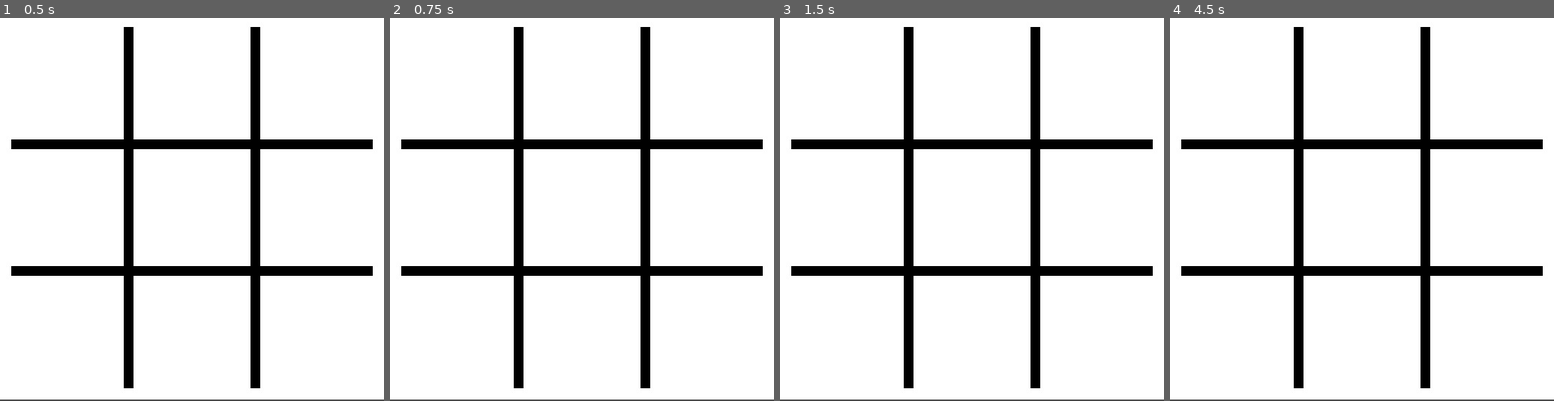
Above: before the commit, frames 1-4 (left to right).
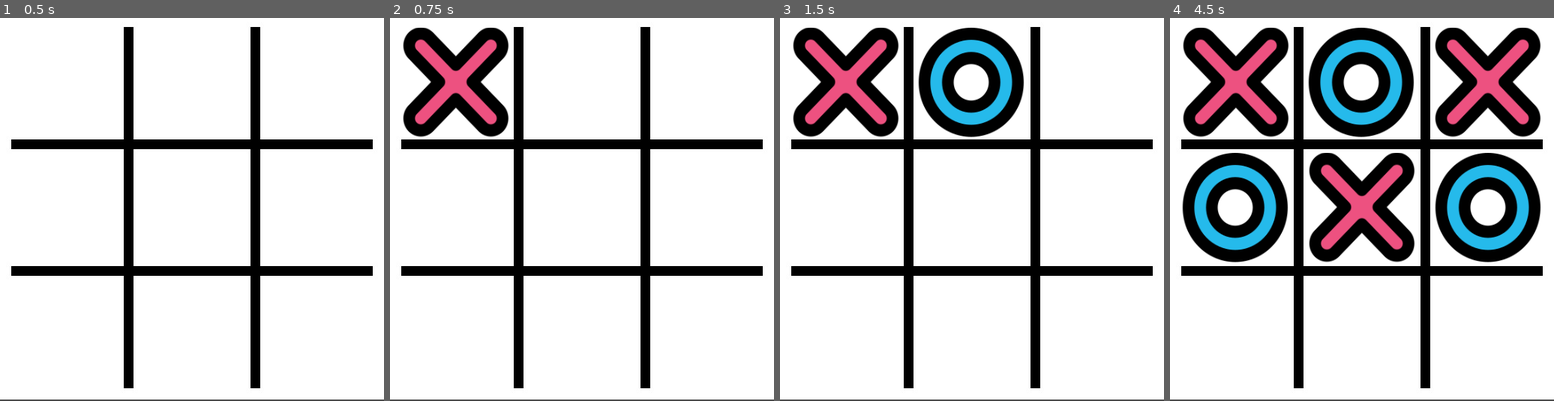
Above: after the commit, the same moments.

Repository: guilhermeprates/tic-tac-toe
Game: Godot game, scene res://Game/Game.tscn
Two runs of this game, one before a commit and one after it. Both use one fixed random seed, a clock stepped at 60 frames per second and the inputs below.
Inputs (mouse positions are in pixels of both pictures, inside the frame that each line leads up to):
- Up to frame 1 (0.5 s): no input
- Up to frame 2 (0.75 s): tap Enter at 0.5 s; move the mouse to (455, 83) at 0.52 s; press the mouse at (455, 83) at 0.53 s
- Up to frame 3 (1.5 s): tap Space at 1.25 s; move the mouse to (972, 83) at 1.27 s; release the mouse at (972, 83) at 1.28 s; click (972, 83) at 1.35 s
- Up to frame 4 (4.5 s): tap Enter at 2, 3.5 s; move the mouse to (1488, 83) at 2.02 s; press the mouse at (1488, 83) at 2.03 s; tap Space at 2.75, 4.25 s; move the mouse to (1235, 209) at 2.77 s; release the mouse at (1235, 209) at 2.78 s; click (1235, 209) at 2.85 s; move the mouse to (1362, 209) at 3.52 s; press the mouse at (1362, 209) at 3.53 s; move the mouse to (1488, 209) at 4.27 s; release the mouse at (1488, 209) at 4.28 s; click (1488, 209) at 4.35 s

Frame 1 is identical in both runs. In frame 2, 5.5% of the frame differs, in the area x 3-31%, y 2-32%; in frame 3, 11%; in frame 4, 33%, in the area x 3-97%, y 2-64%.
Error before the commit: Invalid get index '1' (on base: 'Array'). (res://Game/BoardTile.gd:18)

Commit message:
Add turn based system

Diff:
--- a/Game/Board.gd
+++ b/Game/Board.gd
@@ -1,14 +1,30 @@
 extends Node2D
 class_name Board
 
+enum Player { X, O }
+
 const BOARD_DIMENSIONS = Vector2(3, 3)
 
-enum PLAYER { X, O }
-
 var board
+var tiles
+var current_player
+var players = [ Player.X, Player.O ]
+var random_number_generator = RandomNumberGenerator.new()
 
 func _ready():
+	var random = random_number_generator.randf_range(0, players.size())
+	current_player = players[random]
+	set_nodes_observers()
 	build_board()
+
+func set_nodes_observers():
+	tiles = []
+	var childrens = get_children()
+	for node in childrens:
+		if node is BoardTile:
+			node.connect("boardtile_clicked", self, "update_board")
+			tiles.append(node)
+			print(node.get_board_position())
 
 func build_board():
 	board = []
@@ -17,3 +33,17 @@
 		for column in range(BOARD_DIMENSIONS.y):
 			board[line].append(column)
 	print(board)
+
+func update_current_player():
+	if current_player == Player.X:
+		current_player = Player.O
+	else:
+		current_player = Player.X
+
+func update_board(line, column):
+	print("%d,%d" % [line, column])
+	update_current_player()
+	for tile in tiles:
+		if tile.line == line and tile.column == column:
+			var symbol = Player.keys()[current_player]
+			tile.set_symbol(symbol)
--- a/Game/BoardTile.gd
+++ b/Game/BoardTile.gd
@@ -14,6 +14,14 @@
 
 func _input_event(_viewport, event, _shape_idx):
 	if event.is_action_pressed("mouse_left_click"):
-		print("%d,%d" % [line, column])
 		sprite.texture = player_symbol[1];
 		emit_signal("boardtile_clicked", line, column)
+
+func set_symbol(symbol):
+	var index = 1
+	if symbol == "X":
+		index = 2
+	sprite.texture = player_symbol[index];
+
+func get_board_position() -> Vector2:
+	return Vector2(line, column)
--- a/Game/BoardTile.tscn
+++ b/Game/BoardTile.tscn
@@ -1,12 +1,15 @@
-[gd_scene load_steps=3 format=2]
+[gd_scene load_steps=5 format=2]
 
+[ext_resource path="res://Assets/Sprites/O.png" type="Texture" id=1]
 [ext_resource path="res://Game/BoardTile.gd" type="Script" id=2]
+[ext_resource path="res://Assets/Sprites/X.png" type="Texture" id=3]
 
 [sub_resource type="RectangleShape2D" id=1]
 extents = Vector2( 72.5, 72.5 )
 
 [node name="BoardTile" type="Area2D"]
 script = ExtResource( 2 )
+player_symbol = [ null, ExtResource( 3 ), ExtResource( 1 ) ]
 
 [node name="CollisionShape2D" type="CollisionShape2D" parent="."]
 position = Vector2( 73, 73 )
Not shown, changed: README.md
